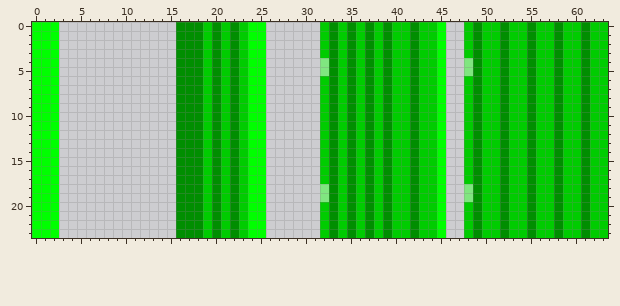
Two states of a pixel-art sprite, media/door.png. Above is the file before it was changed.
The file is 64x24 pixels. Colours within 5 levels of each other are drawn and written as one.
And afterwards:
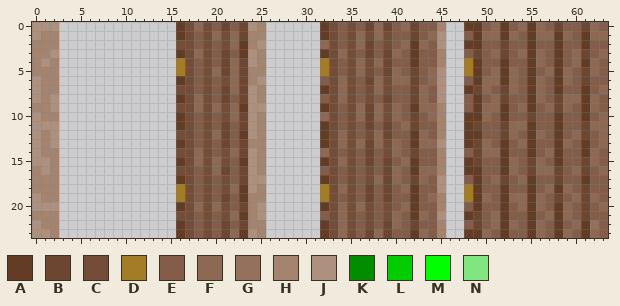
Palette (. is transparent): A #623c25  B #6c4630  C #734d37  D #a37c25  E #835d49  F #8d6954  G #94715c  H #a4846f  J #ad917e  K #008e00  L #00cc00  M #00ff00  N #80e680
The exact change:
Changed rows in their new state; - is an unchanged pixel.
first column x 0:
 0 JJJ-------------ACFCEBEBJH------ACECEBFBEFBEEH--AAEFAEFAFEBEEBFE
 1 JHH-------------ACECFCFBHH------ACECFCFCEEBEFJ--EAFFAFEAFFAFEAFF
 2 HHH-------------CCECECFAHJ------FCECFBECEFAFEJ--AAEEBEEAEEAEEAEE
 3 HHJ-------------ACFCEBEAJH------ACFCEBEBFEAEEH--EBEFBEFAFEAEFBEF
 4 HJH-------------DCECEBFBJH------DCECFCFBEEAEEH--DAEEAEEAFEAEFAFE
 5 HHH-------------DCECFBFBHH------DCECFCEBFEBEFJ--DAEFAFEAEFAFEBFE
 6 JHH-------------ACECECFBHJ------ECFCEBFCFFBEFJ--EAFFAFEAFEAFEBEE
 7 JHH-------------CCECEBFBJH------ACFCECFCEEBFEJ--ABFEBFEAFEAEEAEF
 8 JHJ-------------ACFCEBEBJH------ECFCECEBEEBFEJ--EAEFBEEAFEBFFAFE
 9 HHJ-------------CCFCFCFAJJ------ACECFBFCFEAFFH--EAFFAEFAEFBFEAFE
10 JHH-------------ACECECFBJH------FCECFBFCFEBEFH--AAFEAEEBEEAEEAEF
11 JJJ-------------ACECEBEBJH------ACECEBEBEFBEEH--ABEEBFFAEEAEEBFF
12 JHJ-------------CCECFBEAJH------ACFCECFBEEAFEH--AAEEBFEAFEAEFBEF
13 JHJ-------------ACECEBEBHH------ACFCFBFCFEAFFJ--ABFEAEFAEEAFEAEF
14 JHH-------------CCFCECFBJH------FCECEBECFEBEEH--EBFFAEEAEFAEEAFE
15 JJH-------------ACFCFCEAJH------ACFCEBEBEFAEEH--ABEEAFEBFEAEEBFE
16 HJH-------------CCECFBEBJH------ECECECEBFEAFFH--AAEEAFEBFFBEFBEF
17 HHH-------------ACECECEBJJ------ACECECFBFEBFEJ--EAEFBEFAEEBEEAEE
18 HHH-------------DCECECFAJH------DCFCEBEBEFAEEJ--DAEEAEEAEFAFEBEE
19 JHH-------------DCECEBEAHH------DCECEBEBEEAEFH--DAFEAFFAFEBEFBFE
20 JJJ-------------ACFCFCEBHJ------ACFCFCECEFAEEH--EAEEAEFAFEAFEBEF
21 HHH-------------CCECECFAHJ------ECFCECECFEAFEJ--ABEFAEEAEFAFEBEE
22 JHH-------------ACECEBEBHH------ACFCECEBFEBEEH--EBEFAFEAFEAEFAGE
23 JJH-------------ACECEBFAJH------ACFCEBFBEEAFEH--AAFEAEEAFEAFEAFE
Boxes around the changes in both pictures, in picture pixels (x1, y1, x2, y2):
changed: (32, 22, 59, 238)
changed: (176, 22, 266, 238)
changed: (320, 22, 608, 238)
